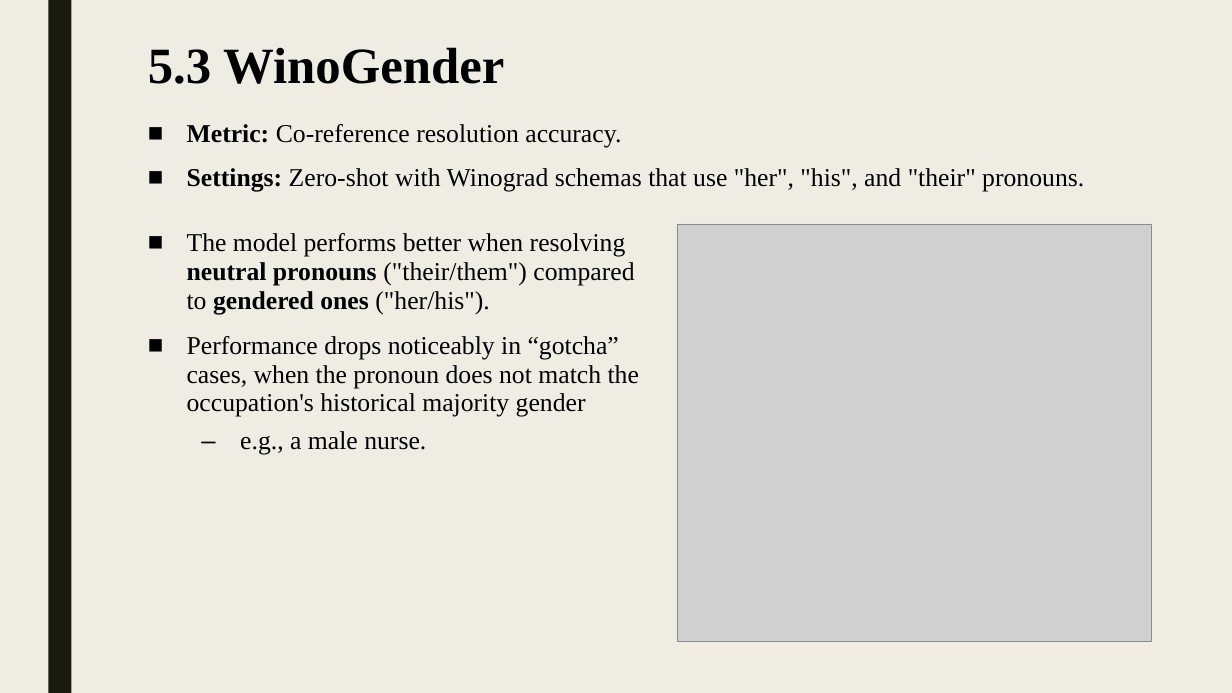
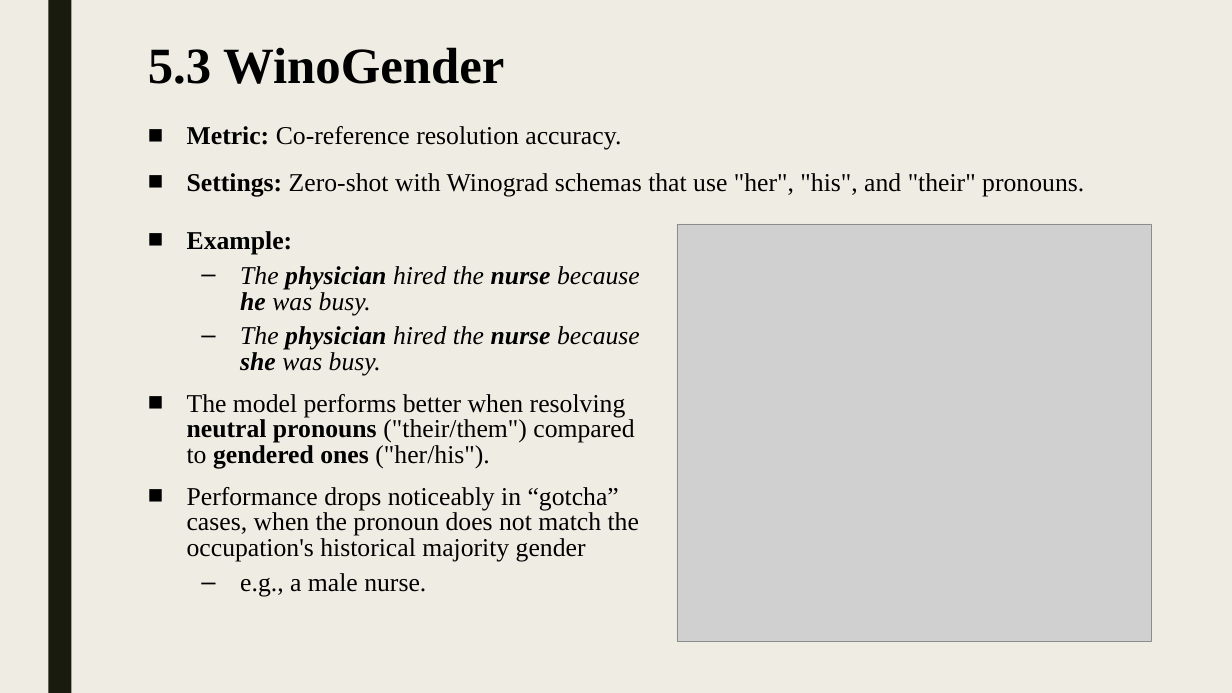
Before and after one commit to shlomi1993/llm-from-scratch, a slide deck: slide 19 of presentation/Lecture Slides.pptx. Drawn at 1232x693 pixels with LibreOffice and Linux fonts; fonts in the diff are those of the drawing; grey boxes stand for pictures. Boxes give left, top, right and bottom in pixels: in the first picture for what was removed or moved away, otherwise in the second. Text is boxed around its words. In the diff, an @@ line names an element or a change of style, - is before the commit and + after.

```diff
--- a/presentation/Lecture Slides.pptx
+++ b/presentation/Lecture Slides.pptx
@@ text "Metric: Co-reference resolution accuracy." at (187, 126, 1084, 196): line spacing 0.94 to 1 @@
@@ text at (187, 231, 640, 376): paragraphs added @@
+■ Example:
+  – The physician hired the nurse because he was busy.
+  – The physician hired the nurse because she was busy.
@@ text at (187, 394, 639, 597): line spacing 0.94 to 0.84 @@
```
Also in this commit, not shown: 2 other slides changed, 1 other file.
